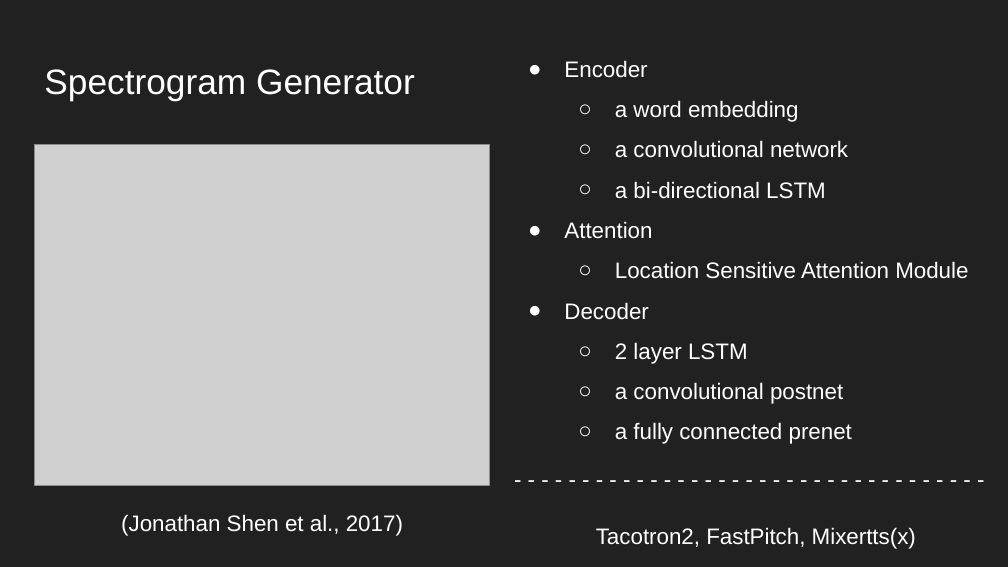
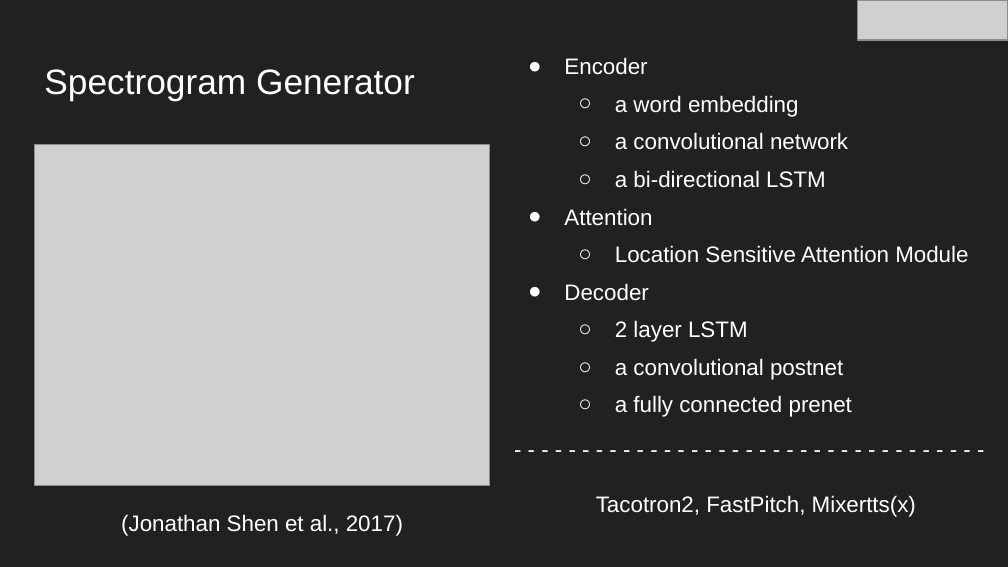
Before and after one commit to AI-FREE-Team/TTS-AIGO, a slide deck: slide 5 of slides/認識 Nemo.pptx. Drawn at 1008x567 pixels with LibreOffice and Linux fonts; fonts in the diff are those of the drawing; grey boxes stand for pictures. Boxes give left, top, right and bottom in pixels: in the first picture for what was removed or moved away, otherwise in the second. Text is boxed around its words. In the diff, an @@ line names an element or a change of style, - is before the commit and + after.

```diff
--- a/slides/認識 Nemo.pptx
+++ b/slides/認識 Nemo.pptx
@@ picture added at bbox=[858, 0, 1008, 40] @@
@@ text "Encoder" at bbox=[564, 57, 968, 517]: line spacing 1.5 to 1.4; line spacing 1.15 to 1.05 @@
```
Also in this commit, not shown: 6 other slides changed, 3 other files.
